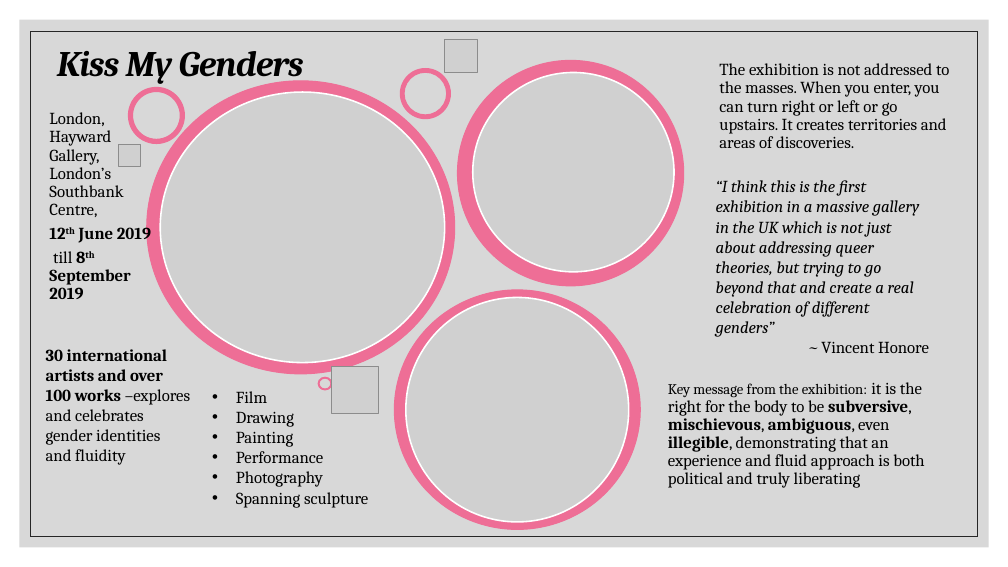
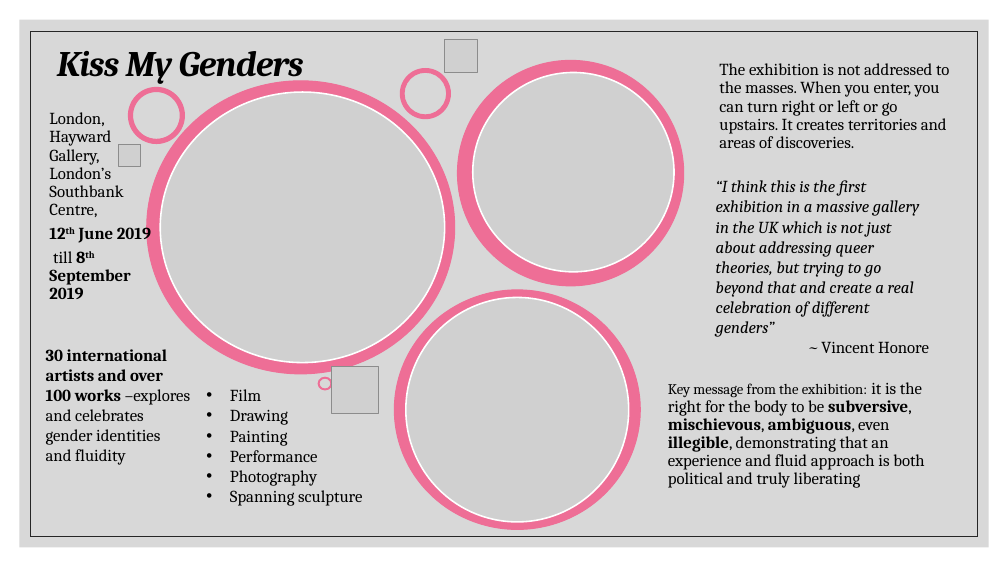
Before and after one commit to alk36/Curators-Presentation, a slide deck: slide 7 of art curators the newest one from saturday from pc.pptx. Drawn at 1008x567 pixels with LibreOffice and Linux fonts; fonts in the diff are those of the drawing; grey boxes stand for pictures. Boxes give left, top, right and bottom in pixels: in the first picture for what was removed or moved away, otherwise in the second. Text is boxed around its words. In the diff, an @@ line names an element or a change of style, - is before the commit and + after.

```diff
--- a/art curators the newest one from saturday from pc.pptx
+++ b/art curators the newest one from saturday from pc.pptx
@@ text "Film": place and size @@
-text "Film" at box(236, 391, 368, 508)
+text "Film" at box(230, 389, 362, 506)
```
Also in this commit, not shown: 9 other slides changed, 3 slides added, 3 slides removed, 1 other file.
